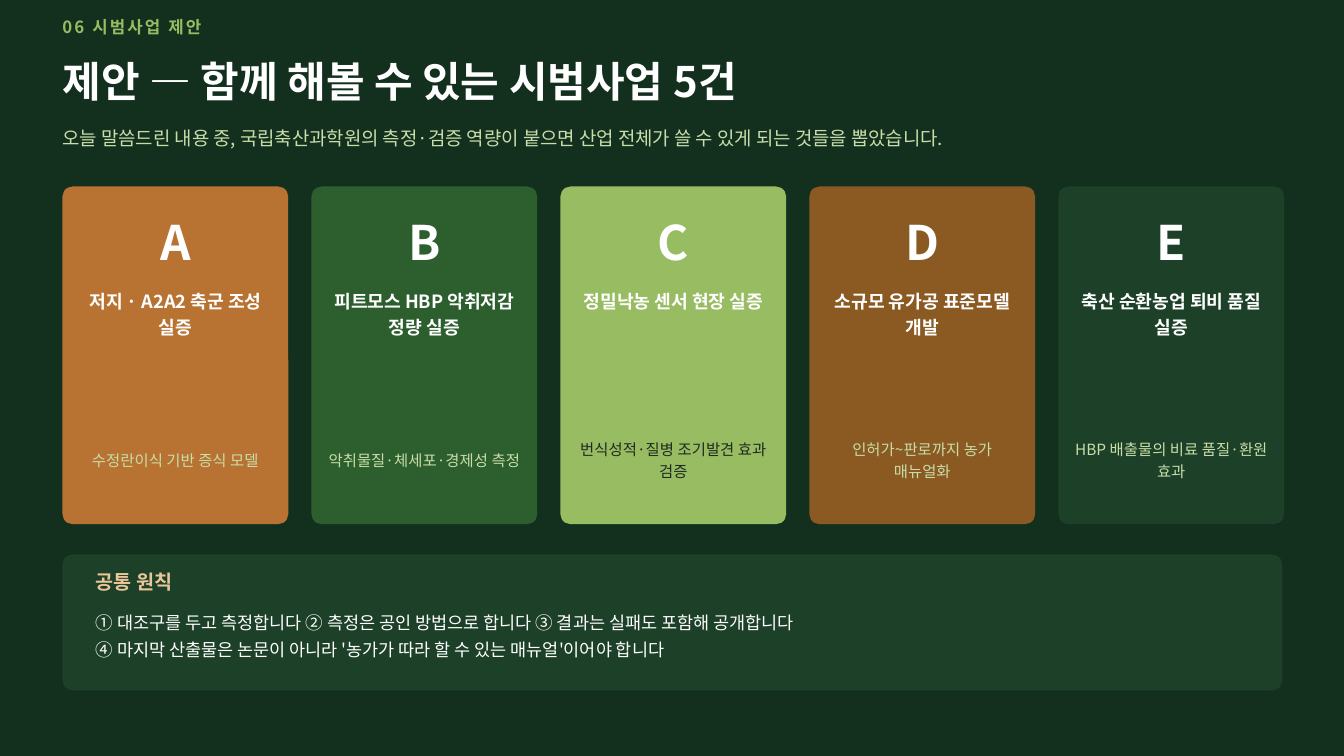
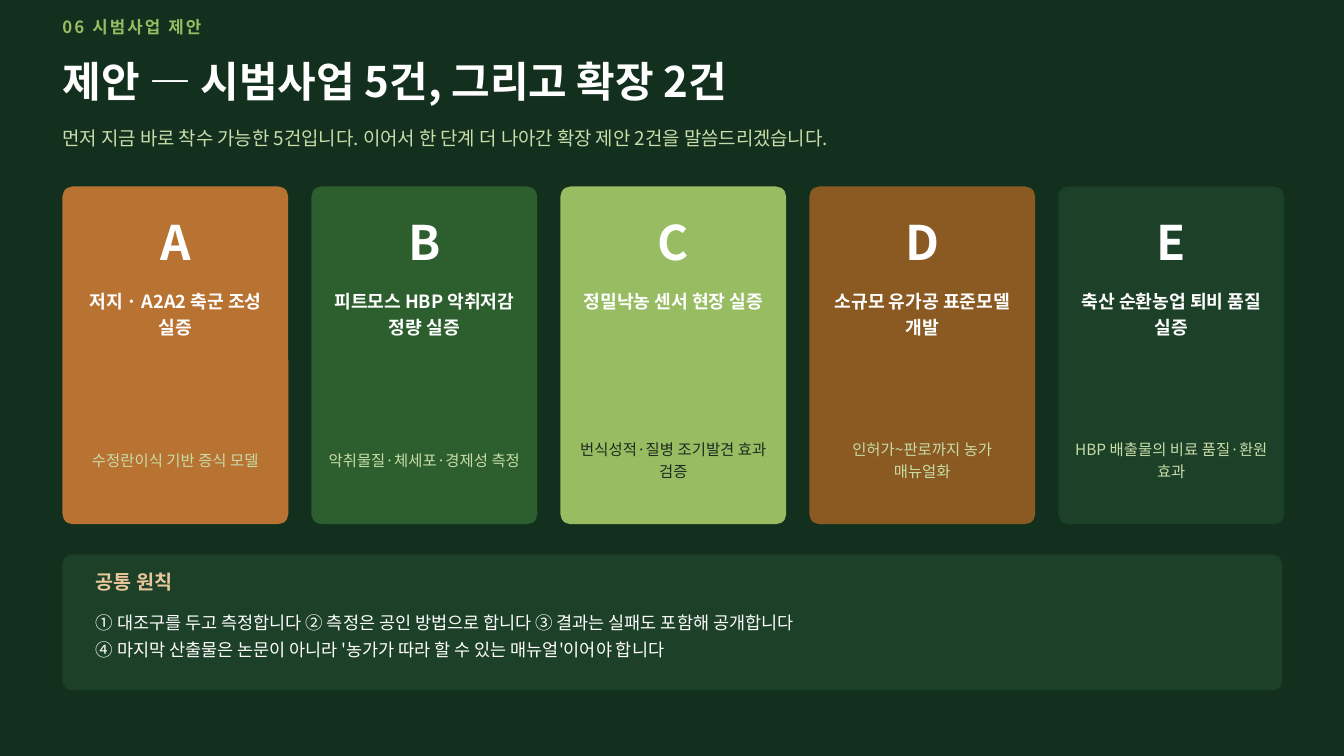
Before and after one commit to hhj3150/Dr-Ha--agent, a slide deck: slide 40 of deliverables/2026-08-10-nias-seminar/저지종_유가공목장_운영_현장사례.pptx. Drawn at 1344x756 pixels with LibreOffice and Linux fonts; fonts in the diff are those of the drawing. Boxes give left, top, right and bottom in pixels: in the first picture for what was removed or moved away, otherwise in the second. Text is boxed around its words. In the diff, an @@ line names an element or a change of style, - is before the commit and + after.

```diff
--- a/deliverables/2026-08-10-nias-seminar/저지종_유가공목장_운영_현장사례.pptx
+++ b/deliverables/2026-08-10-nias-seminar/저지종_유가공목장_운영_현장사례.pptx
@@ text at [62,61,727,106]: text changed @@
-제안 — 함께 해볼 수 있는 시범사업 5건
+제안 — 시범사업 5건, 그리고 확장 2건
@@ text at [62,129,828,147]: text changed @@
-오늘 말씀드린 내용 중, 국립축산과학원의 측정·검증 역량이 붙으면 산업 전체가 쓸 수 있게 되는 것들을 뽑았습니다.
+먼저 지금 바로 착수 가능한 5건입니다. 이어서 한 단계 더 나아간 확장 제안 2건을 말씀드리겠습니다.
```
Also in this commit, not shown: 2 other slides changed, 2 slides added, 3 other files.
